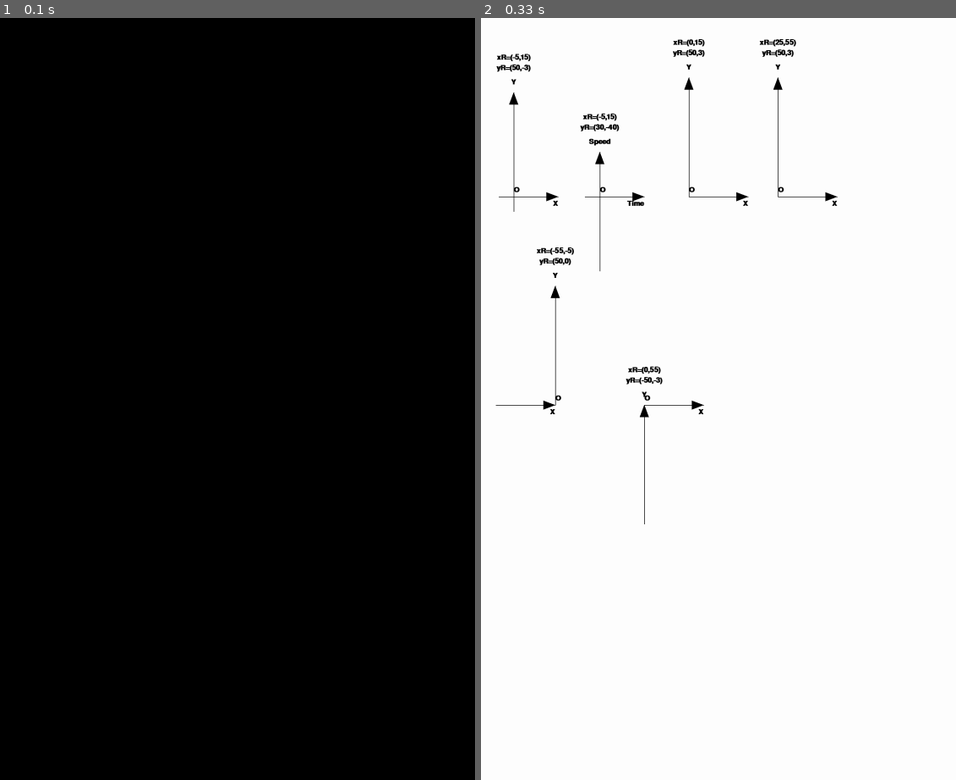
Above: before the commit, frames 1-2 (left to right).
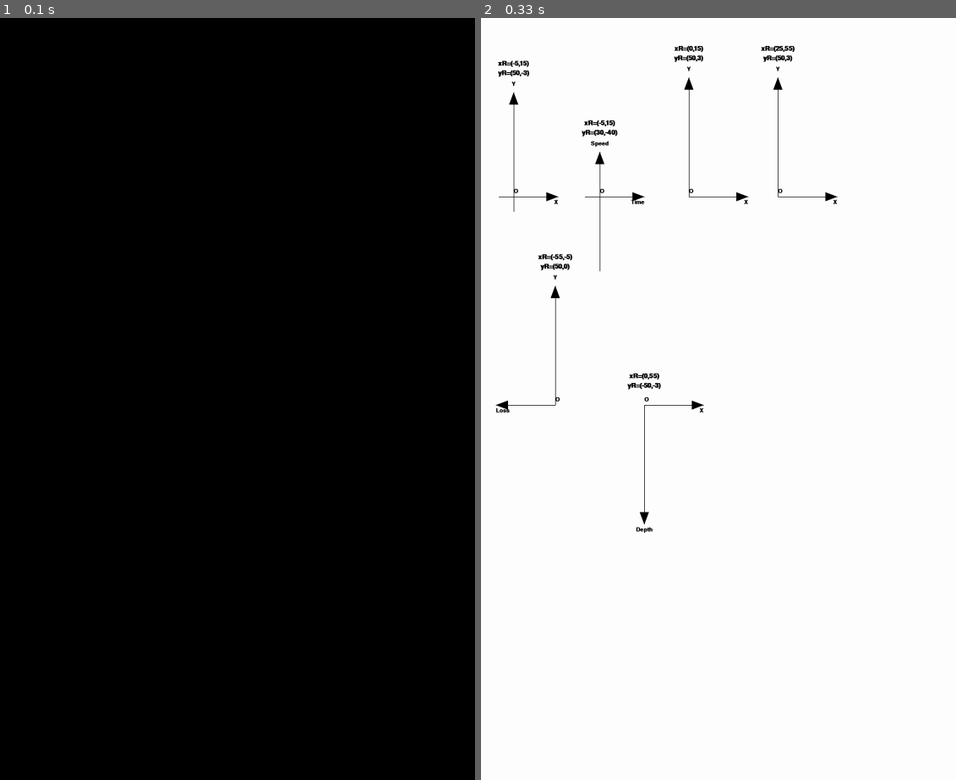
Above: after the commit, the same moments.

Repository: Archanciel/Pygame_2d_Cartesian_coordinates_system
Game: pygame game, started from draw_cartesian_axes.py
Two runs of this game, one before a commit and one after it. Both use one fixed random seed, a clock stepped at 60 frames per second and the inputs below.
Inputs:
- Up to frame 1 (0.1 s): no input
- Up to frame 2 (0.33 s): no input

Frame 1 is identical in both runs. In frame 2, 1.2% of the frame differs, in the area x 3-76%, y 2-68%.

Commit message:
axis labels bug fix

Diff:
--- a/draw_cartesian_axes.py
+++ b/draw_cartesian_axes.py
@@ -81,10 +81,10 @@
 									   yRange=(50, 3), titleLst=["xR=(25,55)","yR=(50,3)"]))
 	cartesianAxesLst.append(
 		PygameTwoDCartesianCoordSystem(screen=screen, origin=(250, 1300), xLength=200, yLength=400, xRange=(-55, -5),
-									   yRange=(50, 0), titleLst=["xR=(-55,-5)","yR=(50,0)"]))
+									   yRange=(50, 0), xLabel="Loss", titleLst=["xR=(-55,-5)","yR=(50,0)"]))
 	cartesianAxesLst.append(
 		PygameTwoDCartesianCoordSystem(screen=screen, origin=(550, 1300), xLength=200, yLength=400, xRange=(0, 55),
-									   yRange=(-50, -3), titleLst=["xR=(0,55)","yR=(-50,-3)"]))
+									   yRange=(-50, -3), yLabel="Depth", titleLst=["xR=(0,55)","yR=(-50,-3)"]))
 #origin, xLength, yLength, xRange, yRange, xLabel='X', yLabel='Y', color=BLACK, thickness=2, leftMargin=0, topMargin=0):
 else:
 	cartesianAxesLst.append(
@@ -101,27 +101,11 @@
 									   yRange=(50, 3), titleLst=["xR=(25,55)","yR=(50,3)"]))
 	cartesianAxesLst.append(
 		PygameTwoDCartesianCoordSystem(screen=screen, origin=(1145, 550), xLength=200, yLength=400, xRange=(-55, -5),
-									   yRange=(50, 0), titleLst=["xR=(-55,-5)","yR=(50,0)"]))
+									   yRange=(50, 0), xLabel="Loss", titleLst=["xR=(-55,-5)","yR=(50,0)"]))
 	cartesianAxesLst.append(
-		PygameTwoDCartesianCoordSystem(screen=screen, origin=(300, 570), xLength=200, yLength=200, xRange=(0, 55),
-									   yRange=(-50, -3), titleLst=["xR=(0,55)","yR=(-50,-3)"]))
+		PygameTwoDCartesianCoordSystem(screen=screen, origin=(300, 555), xLength=200, yLength=200, xRange=(0, 55),
+									   yRange=(-50, -3), yLabel="Depth", titleLst=["xR=(0,55)","yR=(-50,-3)"]))
 
-
-'''
-
-	cartesianAxesLst.append(
-		PygameTwoDCartesianCoordSystem(screen=screen, origin=(80, 300), xLength=200, yLength=300, xRange=(-5, 15),
-									   yRange=(50, -3)))
-	cartesianAxesLst.append(
-		PygameTwoDCartesianCoordSystem(screen=screen, origin=(300, 300), xLength=200, yLength=300, xRange=(-5, 15),
-									   yRange=(50, -3), xLabel='Time', yLabel='Speed'))
-	cartesianAxesLst.append(
-		PygameTwoDCartesianCoordSystem(screen=screen, origin=(40, 700), xLength=200, yLength=300, xRange=(25, 55),
-									   yRange=(50, -3)))
-	cartesianAxesLst.append(
-		PygameTwoDCartesianCoordSystem(screen=screen, origin=(550, 720), xLength=200, yLength=300, xRange=(0, 15),
-									   yRange=(50, 9)))
-'''
 while running:
 	clock.tick(FPS)
 
--- a/pygametwodcartesiancoordsystem.py
+++ b/pygametwodcartesiancoordsystem.py
@@ -3,7 +3,8 @@
 from twodcartesiancoordsystem import TwoDCartesianCoordSystem
 
 BLACK = (0, 0, 0)
-FONT_SIZE = 35
+FONT_TITLE_SIZE = 32
+FONT_SIZE = 28
 
 class PygameTwoDCartesianCoordSystem(TwoDCartesianCoordSystem):
 	"""
@@ -26,30 +27,51 @@
 		self.xLabelVerticalShift = self.xAxisCoordEnd[1] + FONT_SIZE / 3
 		self.yLabelText = font.render(self.yLabel, True, self.color)
 		self.yLabelHorizontalShift = font.size(yLabel)[0] / 2
-		self.yLabelVerticalShift = self.yAxisCoordStart[1] - 4 * FONT_SIZE / 3
+
+		if self.yAxisLabelYCoordAndDirection[1] > 0:
+			# Y axis arrow direction is pointing to top
+			self.yLabelVerticalShift = self.yAxisCoordStart[1] - 4 * FONT_SIZE / 3
+		else:
+			# Y axis arrow direction is pointing to bottom
+			self.yLabelVerticalShift = self.yAxisCoordEnd[1] + FONT_SIZE / 3
+
 		self.originText = font.render("O", True, self.color)
 		self.originVerticalShift = self.origin[1] - FONT_SIZE
+
+		fontTitle = pg.font.SysFont(None, FONT_TITLE_SIZE, bold=True, italic=False)
 
 		self.titleTextLst = []
 		self.titleHorizontalShiftLst = []
 		self.titleYCoord = self.yAxisCoordStart[1] - 2.7 * FONT_SIZE
 
 		for title in self.titleLst:
-			self.titleTextLst.append(font.render(title, True, self.color))
-			self.titleHorizontalShiftLst.append(font.size(title)[0] / 2)
+			self.titleTextLst.append(fontTitle.render(title, True, self.color))
+			self.titleHorizontalShiftLst.append(fontTitle.size(title)[0] / 2)
 
 	def draw(self):
 		# drawing x axis
+
 		pg.draw.line(self.screen, self.axesColor, self.xAxisCoordStart, self.xAxisCoordEnd, self.thickness)
 		pg.draw.polygon(self.screen, self.axesColor, self.xArrowCoord)
-		self.screen.blit(self.xLabelText,
-						 (self.xAxisCoordEnd[0] - self.xLabelHorizontalShift, self.xLabelVerticalShift))
+
+		if self.xAxisLabelXCoordAndDirection[1] > 0:
+			# X axis arrow direction is pointing to right
+			self.screen.blit(self.xLabelText,
+							 (self.xAxisLabelXCoordAndDirection[0] - self.xLabelHorizontalShift, self.xLabelVerticalShift))
+		else:
+			#  X axis arrow direction is pointing to left
+			self.screen.blit(self.xLabelText,
+							 (self.xAxisLabelXCoordAndDirection[0], self.xLabelVerticalShift))
 
 		# drawing y axis
+
 		pg.draw.line(self.screen, self.axesColor, self.yAxisCoordStart, self.yAxisCoordEnd, self.thickness)
 		pg.draw.polygon(self.screen, self.axesColor, self.yArrowCoord)
+		#self.screen.blit(self.yLabelText,
+					#	(self.yAxisCoordStart[0] - self.yLabelHorizontalShift, self.yLabelVerticalShift))
+
 		self.screen.blit(self.yLabelText,
-						(self.yAxisCoordStart[0] - self.yLabelHorizontalShift, self.yLabelVerticalShift))
+						(self.yAxisLabelYCoordAndDirection[0] - self.yLabelHorizontalShift, self.yLabelVerticalShift))
 
 		# drawing origin
 		self.screen.blit(self.originText,
@@ -63,4 +85,4 @@
 			self.screen.blit(titleText,
 							(self.yAxisCoordStart[0] - self.titleHorizontalShiftLst[i - 1], titleYCoord))
 			i -= 1
-			titleYCoord -= FONT_SIZE
+			titleYCoord -= FONT_TITLE_SIZE
--- a/twodcartesiancoordsystem.py
+++ b/twodcartesiancoordsystem.py
@@ -3,8 +3,6 @@
 BLACK = (0, 0, 0)
 ARROW_BASE = 30
 ARROW_LENGTH = 40
-
-FONT_SIZE = 35
 
 class TwoDCartesianCoordSystem:
 	"""
@@ -36,10 +34,16 @@
 		self.axesColor = color
 
 		# computing X axis arrow coord
-		self.xArrowCoord = self.computeXAxisArrowCoordinates(self.xAxisCoordStart, self.xAxisCoordEnd)
+		self.xArrowCoord = self.computeXAxisArrowCoordinates(self.origin, self.xAxisCoordStart, self.xAxisCoordEnd)
 
 		# computing Y axis arrow coord
-		self.yArrowCoord = self.computeYAxisArrowCoordinates(self.yAxisCoordStart, self.yAxisCoordEnd)
+		self.yArrowCoord = self.computeYAxisArrowCoordinates(self.origin, self.yAxisCoordStart, self.yAxisCoordEnd)
+
+		# computing X axis label x coord and X axis arrow direction
+		self.xAxisLabelXCoordAndDirection = self.computeXAxisLabelXCoordAndDirection(self.origin, self.xAxisCoordStart, self.xAxisCoordEnd)
+
+		# computing Y axis label x coord and Y axis arrow direction
+		self.yAxisLabelYCoordAndDirection = self.computeYAxisLabelXCoordAndDirection(self.origin, self.yAxisCoordStart)
 
 	def computeXAxisCoordinates(self, origin, xAxisLength, xAxisValueRange):
 		"""
@@ -89,26 +93,42 @@
 
 		return yAxisCoordStart, yAxisCoordEnd
 
-	def computeXAxisArrowCoordinates(self, xAxisCoordStart, xAxisCoordEnd):
-		if xAxisCoordEnd[0] > xAxisCoordStart[0]:
+	def computeXAxisArrowCoordinates(self, origin, xAxisCoordStart, xAxisCoordEnd):
+		if xAxisCoordEnd[0] > origin[0]:
 			xArrowPoint1 = (xAxisCoordEnd[0] - ARROW_LENGTH, xAxisCoordEnd[1] - ARROW_BASE / 2)
 			xArrowPoint2 = (xAxisCoordEnd[0], xAxisCoordEnd[1])
 			xArrowPoint3 = (xAxisCoordEnd[0] - ARROW_LENGTH, xAxisCoordEnd[1] + ARROW_BASE / 2)
 		else:
-			xArrowPoint1 = (xAxisCoordEnd[0] - ARROW_LENGTH, xAxisCoordEnd[1] - ARROW_BASE / 2)
-			xArrowPoint2 = (xAxisCoordEnd[0], xAxisCoordEnd[1])
-			xArrowPoint3 = (xAxisCoordEnd[0] - ARROW_LENGTH, xAxisCoordEnd[1] + ARROW_BASE / 2)
+			xArrowPoint1 = (xAxisCoordStart[0] + ARROW_LENGTH, xAxisCoordStart[1] - ARROW_BASE / 2)
+			xArrowPoint2 = (xAxisCoordStart[0], xAxisCoordStart[1])
+			xArrowPoint3 = (xAxisCoordStart[0] + ARROW_LENGTH, xAxisCoordStart[1] + ARROW_BASE / 2)
 
 		return (xArrowPoint1, xArrowPoint2, xArrowPoint3)
 
-	def computeYAxisArrowCoordinates(self, yAxisCoordStart, yAxisCoordEnd):
-		if yAxisCoordStart[0] > yAxisCoordEnd[0]:
+	def computeYAxisArrowCoordinates(self, origin, yAxisCoordStart, yAxisCoordEnd):
+		if yAxisCoordStart[1] < origin[1]:
 			yArrowPoint1 = (yAxisCoordStart[0] - ARROW_BASE / 2, yAxisCoordStart[1] + ARROW_LENGTH)
 			yArrowPoint2 = (yAxisCoordStart[0], yAxisCoordStart[1])
 			yArrowPoint3 = (yAxisCoordStart[0] + ARROW_BASE / 2, yAxisCoordStart[1] + ARROW_LENGTH)
 		else:
-			yArrowPoint1 = (yAxisCoordStart[0] - ARROW_BASE / 2, yAxisCoordStart[1] + ARROW_LENGTH)
-			yArrowPoint2 = (yAxisCoordStart[0], yAxisCoordStart[1])
-			yArrowPoint3 = (yAxisCoordStart[0] + ARROW_BASE / 2, yAxisCoordStart[1] + ARROW_LENGTH)
+			yArrowPoint1 = (yAxisCoordEnd[0] - ARROW_BASE / 2, yAxisCoordEnd[1] - ARROW_LENGTH)
+			yArrowPoint2 = (yAxisCoordEnd[0], yAxisCoordEnd[1])
+			yArrowPoint3 = (yAxisCoordEnd[0] + ARROW_BASE / 2, yAxisCoordEnd[1] - ARROW_LENGTH)
 
 		return (yArrowPoint1, yArrowPoint2, yArrowPoint3)
+
+	def computeXAxisLabelXCoordAndDirection(self, origin, xAxisCoordStart, xAxisCoordEnd):
+		# This method returns a tuple whose first element = x coord of X axis label
+		# and second element = X axis arrow direction (1 == right, -1 == left).
+		if xAxisCoordEnd[0] > origin[0]:
+			return (xAxisCoordEnd[0], 1)
+		else:
+			return (xAxisCoordStart[0], -1)
+
+	def computeYAxisLabelXCoordAndDirection(self, origin, yAxisCoordStart):
+		# This method returns a tuple whose first element = x coord of Y axis label
+		# and second element = Y axis arrow direction (1 == top, -1 == bottom).
+		if yAxisCoordStart[1] < origin[1]:
+			return (origin[0], 1)
+		else:
+			return (origin[0], -1)
